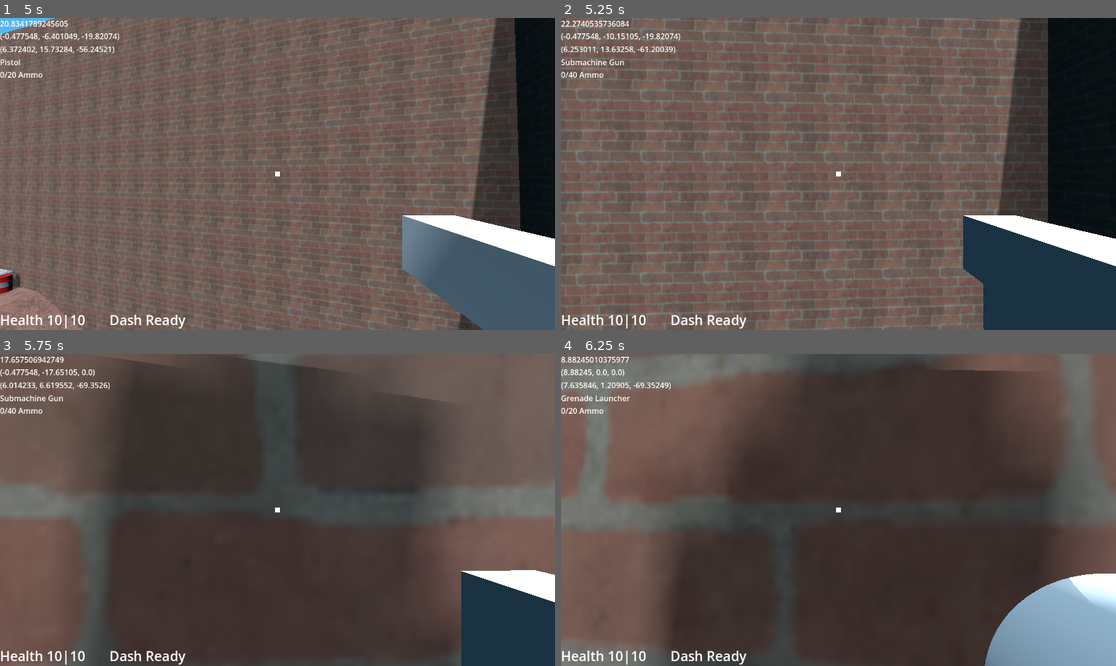
Above: before the commit, frames 1-4 (two rows, left to right).
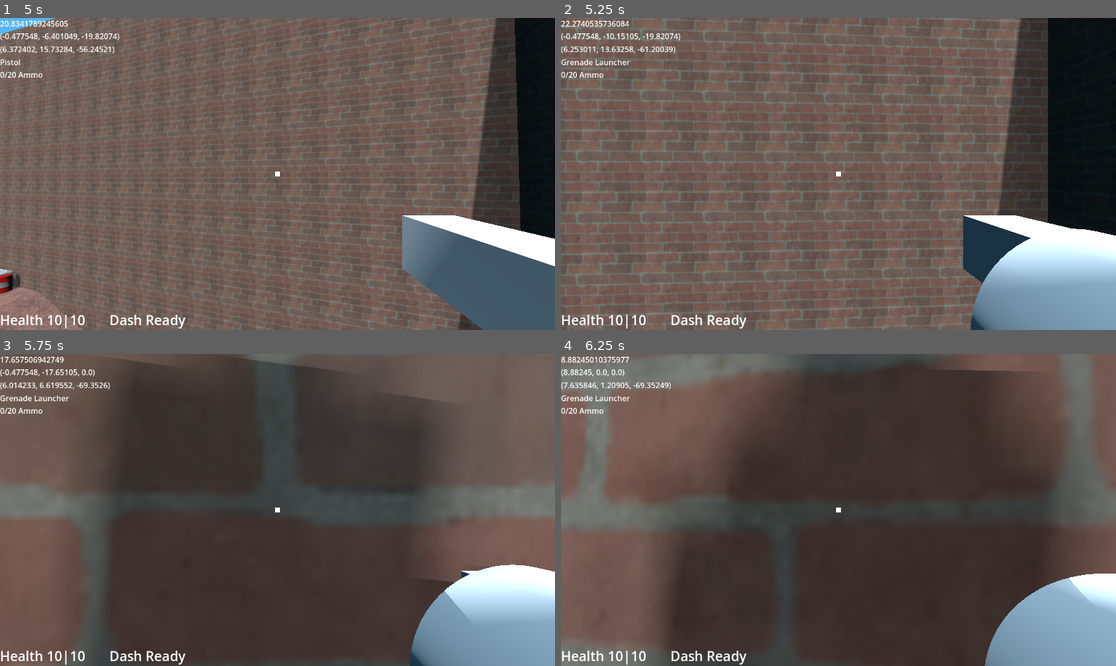
Above: after the commit, the same moments.

Repository: Wlopez2002/FPSGame
Game: Godot game, scene res://Levels/TestMain.tscn
Two runs of this game, one before a commit and one after it. Both use one fixed random seed, a clock stepped at 60 frames per second and the inputs below. Sound files missing from this copy of the repository are replaced by a short silence.
Inputs (mouse positions are in pixels of both pictures, inside the frame that each line leads up to):
- Up to frame 1 (5 s): tap Enter at 0.5 s; move the mouse to (305, 174) at 0.52 s; hold E (INTERACT) 0.53-1.28 s; hold W (MoveForward) from 0.53 s (still down); tap Space (MoveJump) at 0.77, 1.52, 3.02, 3.77, 4.52 s; move the mouse to (249, 174) at 1.27 s; click (249, 174) at 1.35 s; move the mouse to (288, 167) at 2.02 s; hold Ctrl (MoveCrouch) 2.03-2.78 s; move the mouse to (271, 180) at 2.77 s; tap Shift (MoveDash) at 2.85 s; move the mouse to (316, 177) at 3.52 s; tap 1 at 3.6 s; move the mouse to (233, 170) at 4.27 s; tap 2 at 4.35 s
- Up to frame 2 (5.25 s): keep holding W (MoveForward); move the mouse to (844, 174) at 5.02 s; tap 3 at 5.1 s
- Up to frame 3 (5.75 s): keep holding W (MoveForward)
- Up to frame 4 (6.25 s): move the mouse to (816, 503) at 5.77 s; release W (MoveForward) at 5.78 s; hold D (MoveRight) from 5.78 s (still down); tap 4 at 5.85 s; tap Space (MoveJump) at 6.02 s

Frame 1 is identical in both runs. In frame 2, 6.5% of the frame differs, in the area x 0-100%, y 13-100%; in frame 3, 6.7%; in frame 4, nothing differs.

Commit message:
added weaponPickup

Diff:
--- a/Levels/TestMain.tscn
+++ b/Levels/TestMain.tscn
@@ -9,6 +9,7 @@
 [ext_resource type="PackedScene" uid="uid://deaj8nayskvos" path="res://Objects/WorldRegions/ForcePushArea.tscn" id="7_5yodq"]
 [ext_resource type="PackedScene" uid="uid://jid42lhjm3ln" path="res://Objects/WorldObjects/AmmoPickup.tscn" id="7_dk54w"]
 [ext_resource type="PackedScene" uid="uid://bwr5lbfb4xekm" path="res://Player/Player.tscn" id="8_e47tw"]
+[ext_resource type="PackedScene" uid="uid://m1iw3c68kg1i" path="res://Objects/WorldObjects/WeaponPickup.tscn" id="8_tlhpo"]
 [ext_resource type="PackedScene" uid="uid://b2ljfl5pygo3q" path="res://Objects/WorldObjects/HealthPickup.tscn" id="9_pru73"]
 [ext_resource type="PackedScene" uid="uid://c1sq3bu1cl5dw" path="res://InteractiveAndNPC/Enemies/EnemyWalker.tscn" id="9_sc5o3"]
 [ext_resource type="PackedScene" uid="uid://c0sjm2t24o1t3" path="res://Objects/WorldRegions/LevelGate.tscn" id="10_4oy1d"]
@@ -567,6 +568,10 @@
 [node name="CollisionShape3D" type="CollisionShape3D" parent="crusher2" unique_id=99074852]
 shape = SubResource("BoxShape3D_vy5do")
 
+[node name="WeaponPickup" parent="." unique_id=1666044394 instance=ExtResource("8_tlhpo")]
+transform = Transform3D(1, 0, 0, 0, 1, 0, 0, 0, 1, -35.406097, 7.1844788, -1.4208794)
+weaponPath = "res://Weapons/SMG/SubmachineGun.tscn"
+
 [connection signal="interacted" from="Stage/MovingPlatform/InteractComponent" to="Stage/MovingPlatform" method="toggle"]
 [connection signal="interacted" from="Stage/makeAmmo/InteractComponent" to="Stage/makeAmmo/CopyEmitter" method="emit"]
 [connection signal="interacted" from="Stage/makeEnemy/InteractComponent" to="Stage/makeEnemy/ThingEmitter" method="emit"]
--- /dev/null
+++ b/Objects/WorldObjects/WeaponPickup.gd
@@ -0,0 +1,23 @@
+extends Pickup
+
+@export var weaponPath: String
+
+func _on_area_entered(area: Area3D) -> void:
+	if area is HitBox:
+		area._addWeapon(weaponPath);
+	queue_free()
+
+func save():
+	var saveDict = {
+		"filename" : get_scene_file_path(),
+		"parent" : get_parent().get_path(),
+		"posX" : position.x,
+		"posY" : position.y,
+		"posZ" : position.z,
+		"weaponPath" : weaponPath
+	}
+	return saveDict
+func loadMe(key: StringName, data) -> void:
+	match key:
+		"weaponPath":
+			weaponPath = data;
--- /dev/null
+++ b/Objects/WorldObjects/WeaponPickup.tscn
@@ -0,0 +1,25 @@
+[gd_scene format=3 uid="uid://m1iw3c68kg1i"]
+
+[ext_resource type="Script" uid="uid://b1ywxti5htv80" path="res://Objects/WorldObjects/WeaponPickup.gd" id="1_eujun"]
+
+[sub_resource type="StandardMaterial3D" id="StandardMaterial3D_eujun"]
+albedo_color = Color(1, 1, 0.44313726, 1)
+
+[sub_resource type="BoxMesh" id="BoxMesh_eujun"]
+material = SubResource("StandardMaterial3D_eujun")
+
+[sub_resource type="BoxShape3D" id="BoxShape3D_d6y08"]
+
+[node name="WeaponPickup" type="Area3D" unique_id=1666044394 groups=["Persistent"]]
+collision_layer = 0
+collision_mask = 16
+script = ExtResource("1_eujun")
+metadata/_custom_type_script = "uid://v2n1tgspcum3"
+
+[node name="MeshInstance3D" type="MeshInstance3D" parent="." unique_id=1241409627]
+mesh = SubResource("BoxMesh_eujun")
+
+[node name="CollisionShape3D" type="CollisionShape3D" parent="." unique_id=1264737029]
+shape = SubResource("BoxShape3D_d6y08")
+
+[connection signal="area_entered" from="." to="." method="_on_area_entered"]
--- a/Player/Player.tscn
+++ b/Player/Player.tscn
@@ -6,7 +6,6 @@
 [ext_resource type="PackedScene" uid="uid://b2i8nqbfc1bsq" path="res://Weapons/Sledgehammer/SledgehammerWeapon.tscn" id="4_8g4oa"]
 [ext_resource type="PackedScene" uid="uid://b7owd76wwuk2f" path="res://Weapons/Pistol/Pistol.tscn" id="5_6ysni"]
 [ext_resource type="PackedScene" uid="uid://3lsl5ugt2sap" path="res://Weapons/GrenadeLauncher/GrenadeLauncher.tscn" id="5_dm7nj"]
-[ext_resource type="PackedScene" uid="uid://48of3ft6062f" path="res://Weapons/SMG/SubmachineGun.tscn" id="6_3nb2p"]
 [ext_resource type="Script" uid="uid://d0if5v7xkdr0k" path="res://Player/PlayerInteract.gd" id="6_8sa4y"]
 [ext_resource type="Script" uid="uid://dqm0n2x300ibf" path="res://Player/PlayerHitBox.gd" id="7_s1rgi"]
 [ext_resource type="PackedScene" uid="uid://cgvvmyrm706bt" path="res://Conponents/EntityComponent.tscn" id="8_s1rgi"]
@@ -46,7 +45,7 @@
 
 [node name="Weapons" type="Node3D" parent="Head" unique_id=237730863 node_paths=PackedStringArray("weaponsList")]
 script = ExtResource("2_tok1r")
-weaponsList = [NodePath("SledgehammerWeapon"), NodePath("Pistol"), NodePath("SubmachineGun"), NodePath("GrenadeLauncher")]
+weaponsList = [NodePath("SledgehammerWeapon"), NodePath("Pistol"), NodePath("GrenadeLauncher")]
 
 [node name="SledgehammerWeapon" parent="Head/Weapons" unique_id=1840920180 instance=ExtResource("4_8g4oa")]
 visible = false
@@ -55,9 +54,6 @@
 visible = false
 
 [node name="GrenadeLauncher" parent="Head/Weapons" unique_id=1248248290 instance=ExtResource("5_dm7nj")]
-visible = false
-
-[node name="SubmachineGun" parent="Head/Weapons" unique_id=1672506506 instance=ExtResource("6_3nb2p")]
 visible = false
 
 [node name="switchTimer" type="Timer" parent="Head/Weapons" unique_id=880121823]
--- a/Player/PlayerHitBox.gd
+++ b/Player/PlayerHitBox.gd
@@ -16,3 +16,6 @@
 func _on_crush_detector_body_entered(_body: Node3D) -> void:
 	if !GameData.godMode:
 		playerEntity.killMe();
+
+func _addWeapon(path: String):
+	playerWeapons._addWeapon(path);
--- a/Player/PlayerWeapon.gd
+++ b/Player/PlayerWeapon.gd
@@ -72,8 +72,21 @@
 	weaponsList.get(heldWeapon).visible = true;
 	weaponsList.get(heldWeapon)._switchTo();
 
-func _addWeapon():
-	pass;
+func _addWeapon(weaponScenePath: String):
+	var newWeapon = load(weaponScenePath).instantiate()
+
+	## check if palyer has weapon
+	for weapon in weaponsList:
+		if weapon.name == newWeapon.name: # if not add ammo
+			newWeapon.queue_free()
+			weapon.addAmmo(100)
+			return;
+
+	## add weapon
+	newWeapon.visible = false;
+	add_child(newWeapon)
+	weaponsList.push_back(newWeapon)
+	setHeld(weaponsList.find(newWeapon))
 
 func _addAmmo(type: WeaponBase.AMMOTYPE, ammount: int) -> int:
 	var remainder = ammount;
Not shown, added: Objects/WorldObjects/WeaponPickup.gd.uid
